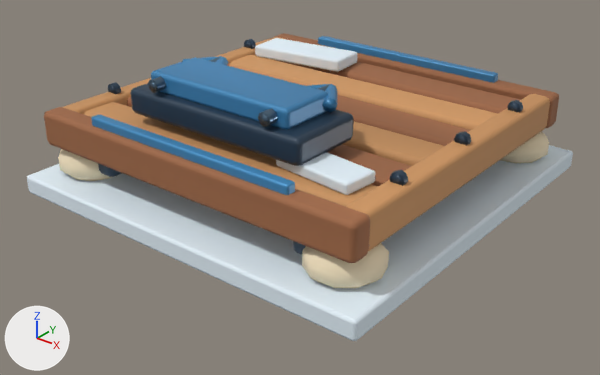
One commit to the glTF model HavenlineGodot/assets/stations_v2/pad_output.glb: the scene before it, then after it.
Camera for both pictures: a 50 mm camera at (2.42, -3.1, 1.79) aimed at (0.06, -0.15, -0.04). Arrows for +X, +Y and +Z are at lower left; the lights stay in place. The older version comes first. Vertices at exactly the same position are counted once.

Objects in the first picture: 'pad_output'.
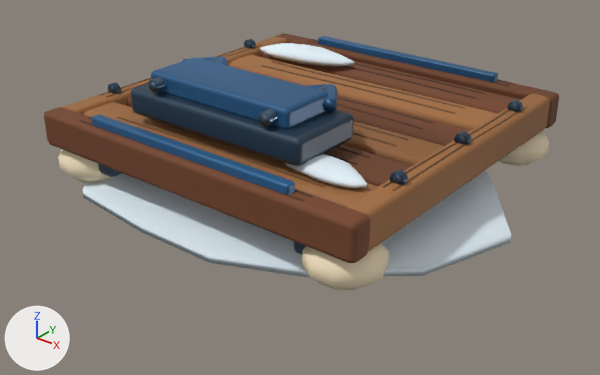
Location of each change, [x1, y1, x2, y2] in pixels of the pictures (600 x 375 px):
'pad_output', reshaped (17% shorter)
    before: [27, 33, 573, 341]
    after: [44, 33, 559, 290]
part 1 of me_pad_output, rebuilt
    before: [27, 145, 573, 341]
    after: [82, 170, 511, 278]
part 2 of me_pad_output, rebuilt (8% narrower, 29% shorter)
    before: [255, 38, 357, 72]
    after: [260, 43, 354, 67]
part 3 of me_pad_output, rebuilt
    before: [276, 152, 375, 195]
    after: [286, 154, 367, 188]
part 4 of me_pad_output, added
    after: [80, 39, 527, 202]
part 5 of me_pad_output, recoloured (darker)
    both: [44, 33, 559, 263]

Diff of the bpy script that builds the scene:
```diff
--- a/HavenlineGodot/assets/stations_v2/pad_output.glb.py
+++ b/HavenlineGodot/assets/stations_v2/pad_output.glb.py
@@ me_pad_output @@
 # used by ob_pad_output; location = (0.0, 0.0, 0.0)
-me_pad_output.from_pydata(...)  # 1436 vertices, 2756 faces; spans x -1.01..1.01, y -1.01..1.01, z -0.06..0.62
+me_pad_output.from_pydata(...)  # 2441 vertices, 4550 faces; spans x -1.0..1.14, y -0.96..1.08, z -0.11..0.62
+# me_pad_output part 1: the loose piece of 56 vertices spanning x -1.01..1.01, y -1.01..1.01, z -0.06..0.04 is rebuilt with 99 vertices and now spans x -1.0..1.14, y -0.96..1.08, z -0.11..0.08
+# me_pad_output part 2: the loose piece of 56 vertices spanning x -0.78..-0.18, y 0.45..0.71, z 0.35..0.42 is rebuilt with 86 vertices and now spans x -0.76..-0.15, y 0.47..0.7, z 0.34..0.43
+# me_pad_output part 3: the loose piece of 56 vertices spanning x 0.35..0.77, y -0.72..-0.5, z 0.35..0.41 is rebuilt with 86 vertices and now spans x 0.36..0.78, y -0.7..-0.51, z 0.34..0.41
+# me_pad_output part 4: 902 vertices added at x -0.89..0.89, y -0.89..0.89, z 0.34..0.37
+# me_pad_output part 5: 1532 kept faces spanning x -0.93..0.93, y -0.92..0.92, z 0.19..0.62 get new vertex colours
 me_pad_output.materials.append(mat_hl_snow)
```
